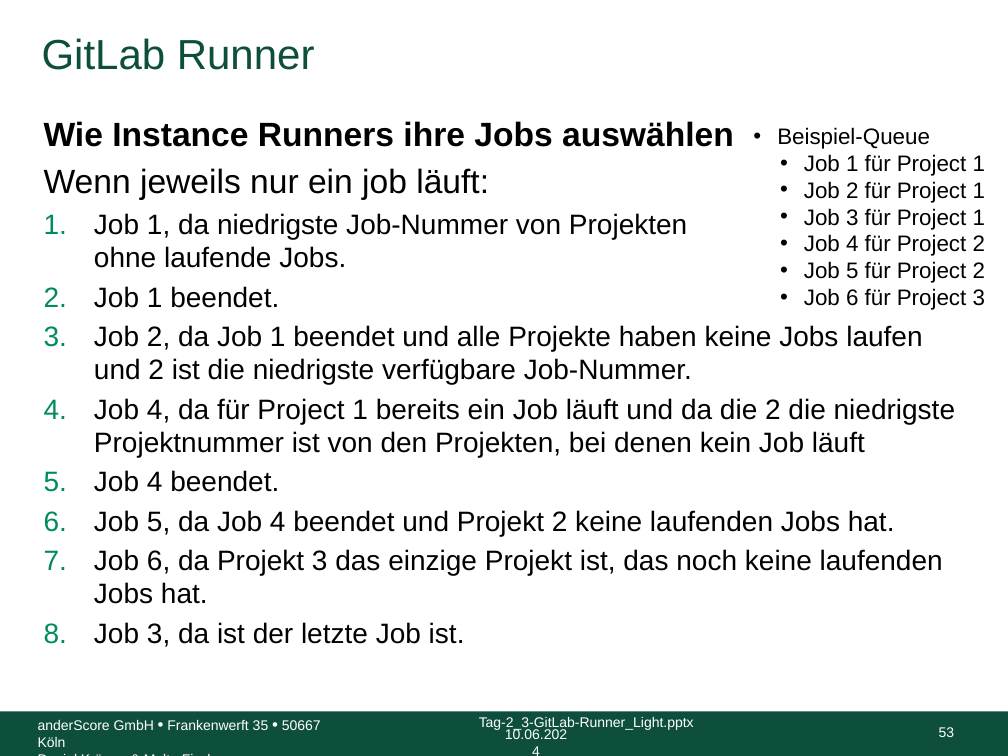
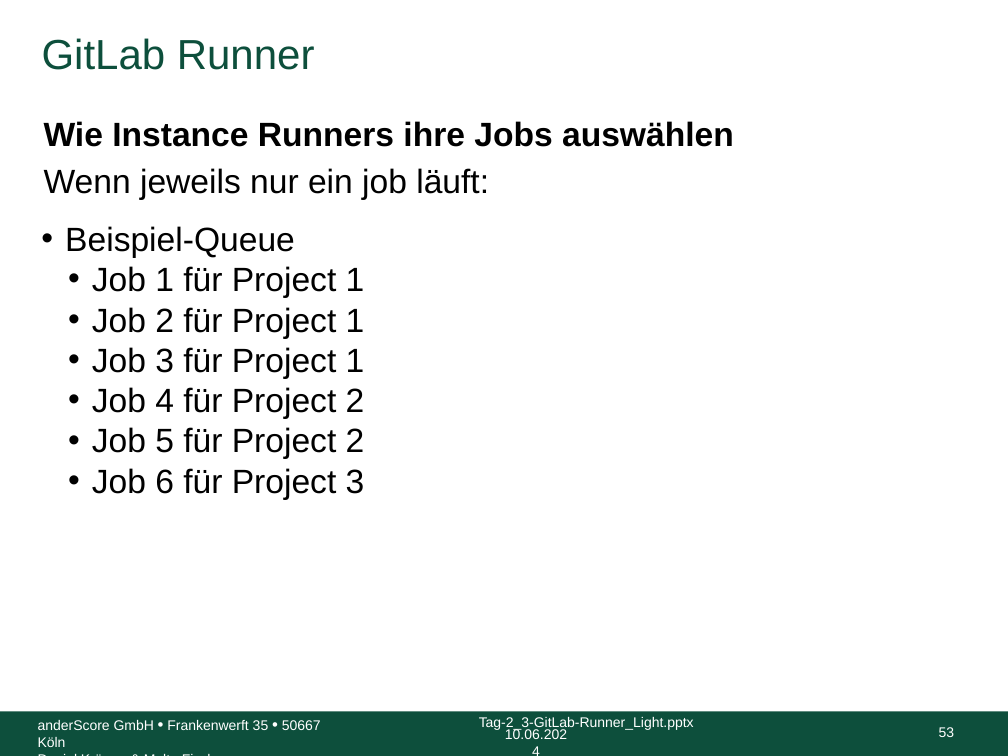
Before and after one commit to anderscore-gmbh/gitlab, a slide deck: slide 53 of slides/Tag-2_3-GitLab-Runner_Light.pptx. Drawn at 1008x756 pixels with LibreOffice and Linux fonts; fonts in the diff are those of the drawing; background and template pictures are left out. Boxes give left, top, right and bottom in pixels: in the first picture for what was removed or moved away, otherwise in the second. Text is boxed around its words. In the diff, an @@ line names an element or a change of style, - is before the commit and + after.

Commit message:
Reihenfolge der Jobs

```diff
--- a/slides/Tag-2_3-GitLab-Runner_Light.pptx
+++ b/slides/Tag-2_3-GitLab-Runner_Light.pptx
@@ text "Beispiel-Queue": place and size @@
-text "Beispiel-Queue" at [777, 127, 985, 310]
+text "Beispiel-Queue" at [65, 226, 365, 500]
@@ text "Beispiel-Queue" at [65, 226, 365, 500]: size 16 to 24 pt @@
@@ text at [94, 213, 955, 647]: paragraphs removed @@
-1. Job 1, da niedrigste Job-Nummer von Projekten
-   ohne laufende Jobs.
-2. Job 1 beendet.
-3. Job 2, da Job 1 beendet und alle Projekte haben keine Jobs laufen und 2 ist die niedrigste verfügbare Job-Nummer.
-4. Job 4, da für Project 1 bereits ein Job läuft und da die 2 die niedrigste Projektnummer ist von den Projekten, bei denen kein Job läuft
-5. Job 4 beendet.
-6. Job 5, da Job 4 beendet und Projekt 2 keine laufenden Jobs hat.
-7. Job 6, da Projekt 3 das einzige Projekt ist, das noch keine laufenden Jobs hat.
-8. Job 3, da ist der letzte Job ist.
```
Also in this commit, not shown: 1 other slide changed.
